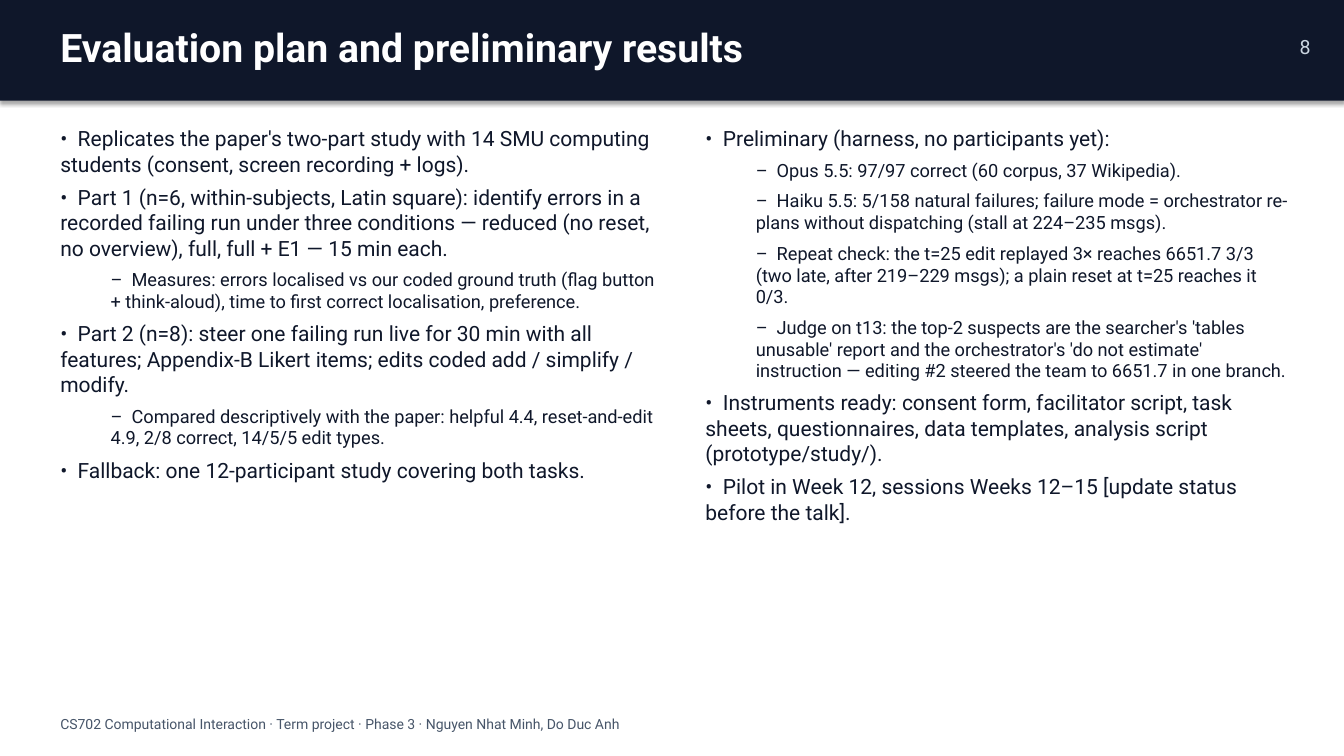
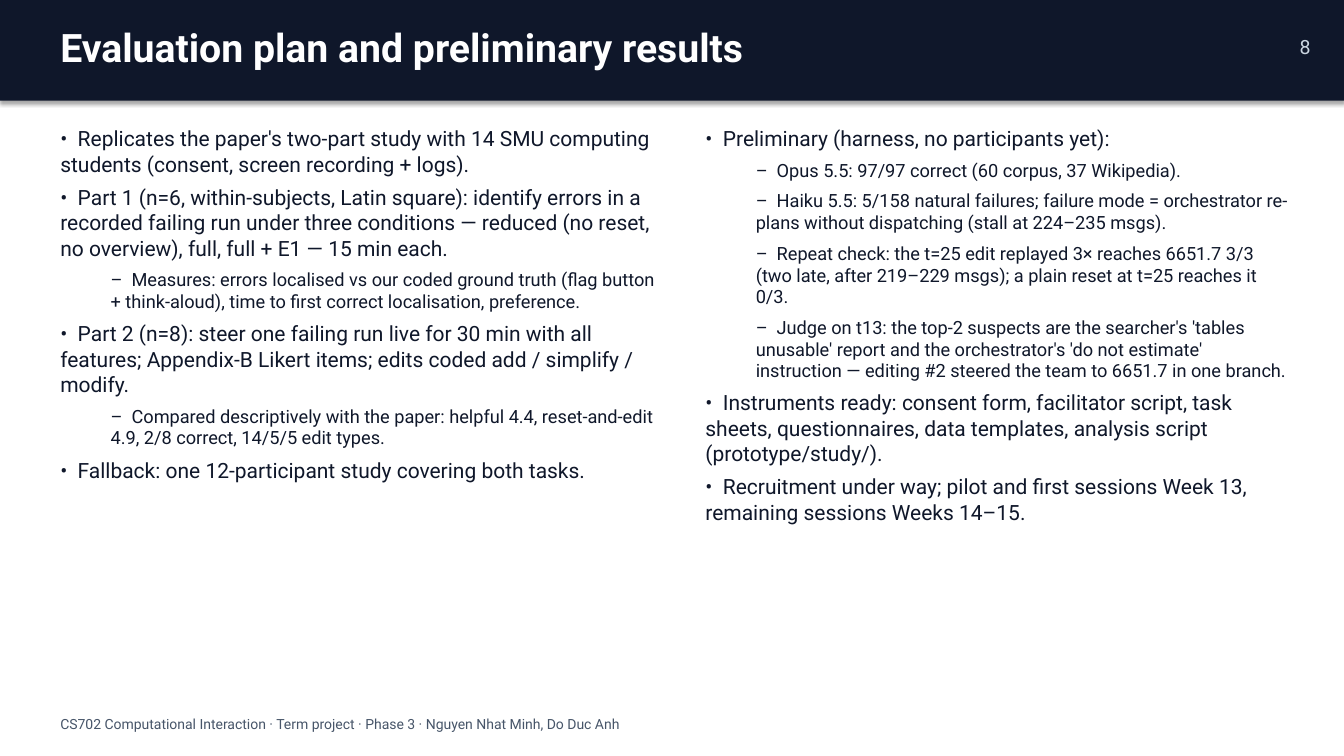
Before and after one commit to minhnn-tiny/CS702-G1-Comuputational-Interaction, a slide deck: slide 8 of term_project/phase3/slides/Phase3_Slides_Group_Nguyen_Do.pptx. Drawn at 1344x756 pixels with LibreOffice and Linux fonts; fonts in the diff are those of the drawing. Boxes give left, top, right and bottom in pixels: in the first picture for what was removed or moved away, otherwise in the second. Text is boxed around its words. In the diff, an @@ line names an element or a change of style, - is before the commit and + after.

Commit message:
Week 13 prep: slide status and timeline, participant roster, recruitment message, printable study packet

```diff
--- a/term_project/phase3/slides/Phase3_Slides_Group_Nguyen_Do.pptx
+++ b/term_project/phase3/slides/Phase3_Slides_Group_Nguyen_Do.pptx
@@ text at (x1=705, y1=478, x2=1247, y2=525): text changed @@
-• Pilot in Week 12, sessions Weeks 12–15 [update status before the talk].
+• Recruitment under way; pilot and first sessions Week 13, remaining sessions Weeks 14–15.
```
Also in this commit, not shown: 1 other slide changed, 6 other files.
